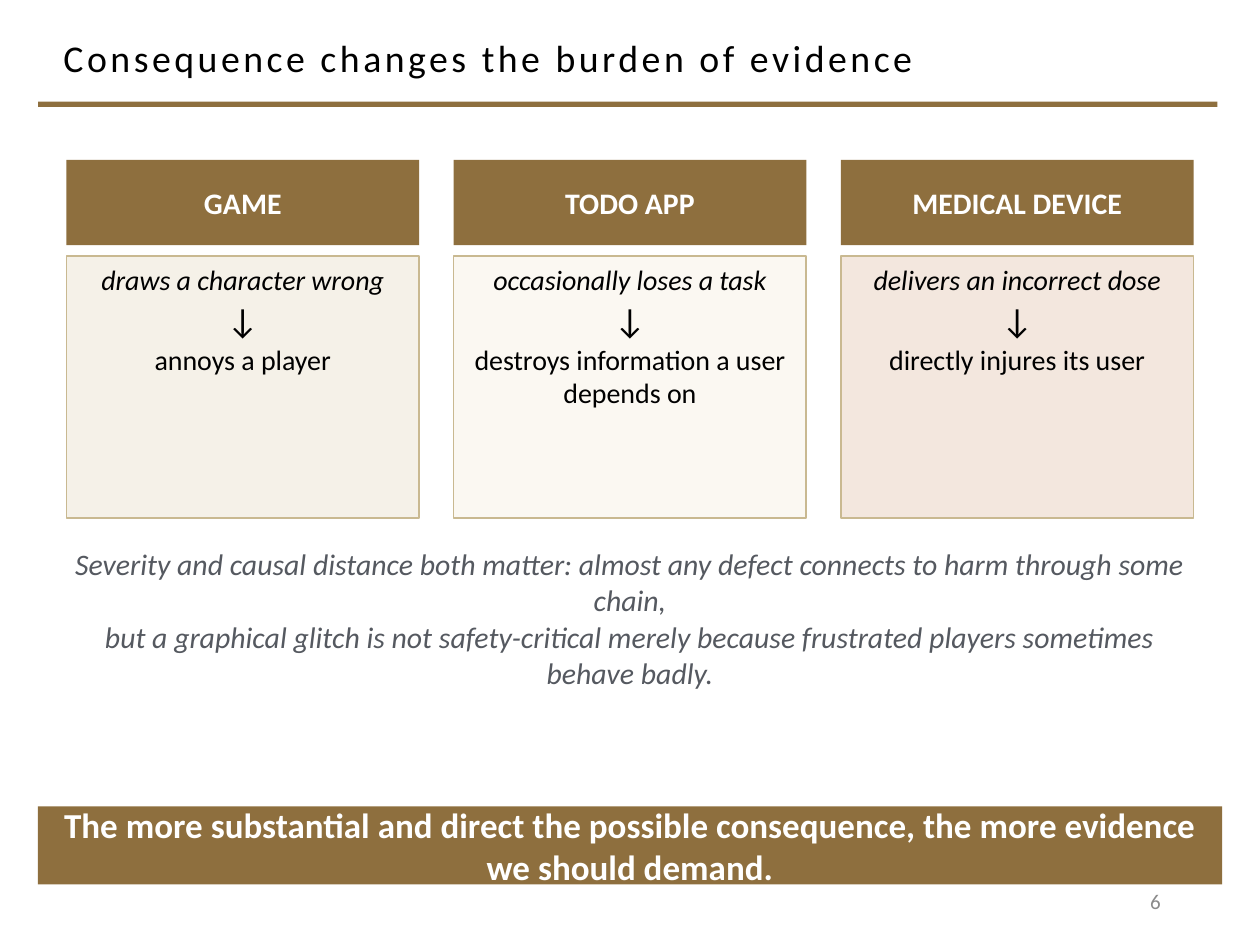
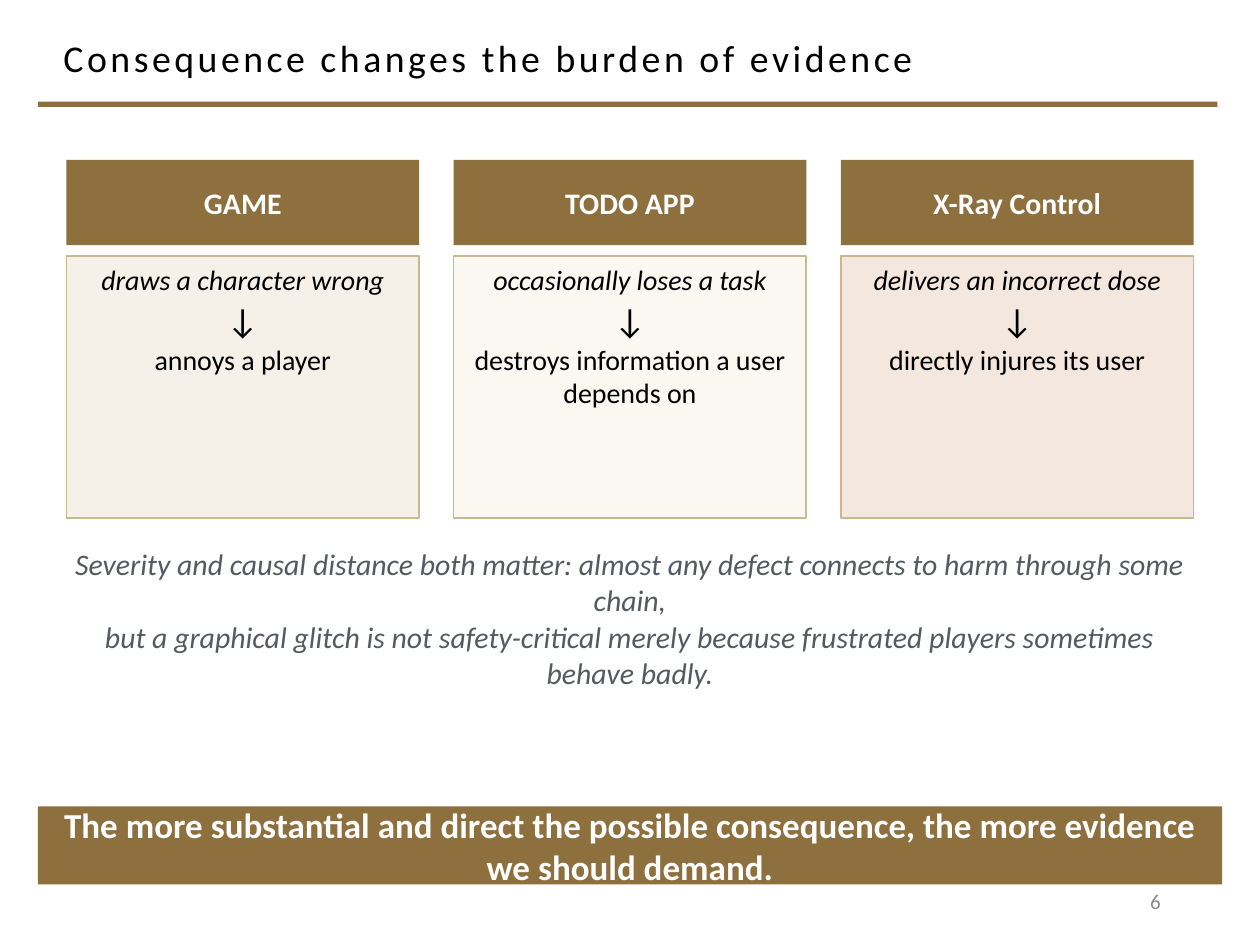
Before and after one commit to davisjam/model-based-agentic-software-engineering, a slide deck: slide 6 of course/lectures/act-1-foundations/08-validation/1-8-Validation.pptx. Drawn at 1260x945 pixels with LibreOffice and Linux fonts; fonts in the diff are those of the drawing; background and template pictures are left out. Boxes give left, top, right and bottom in pixels: in the first picture for what was removed or moved away, otherwise in the second. Text is boxed around its words. In the diff, an @@ line names an element or a change of style, - is before the commit and + after.

```diff
--- a/course/lectures/act-1-foundations/08-validation/1-8-Validation.pptx
+++ b/course/lectures/act-1-foundations/08-validation/1-8-Validation.pptx
@@ text in rectangle at <box>933,193,1101,219</box>: text changed @@
-MEDICAL DEVICE
+X-Ray Control
```
Also in this commit, not shown: 12 other slides changed.
